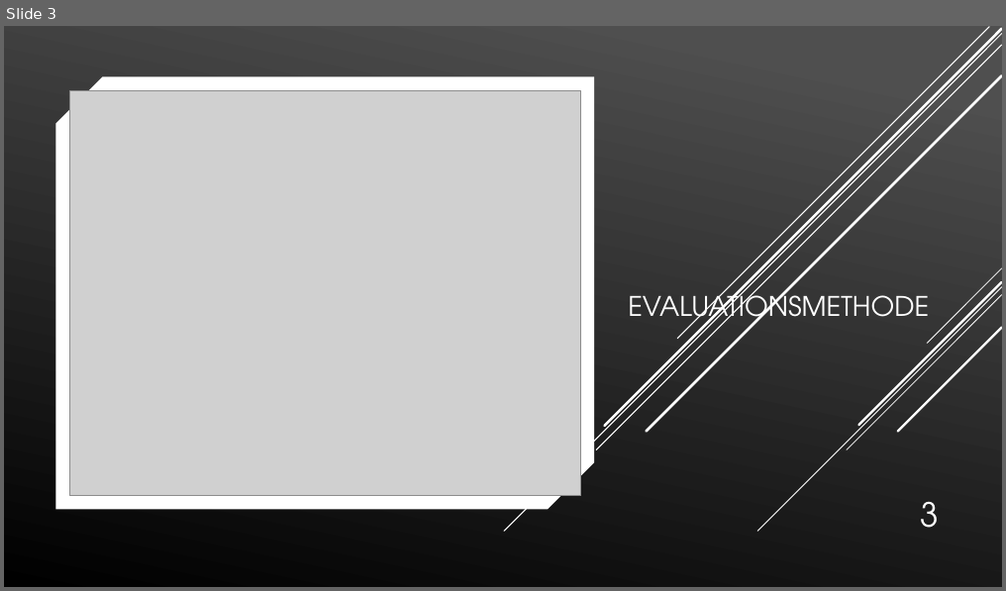
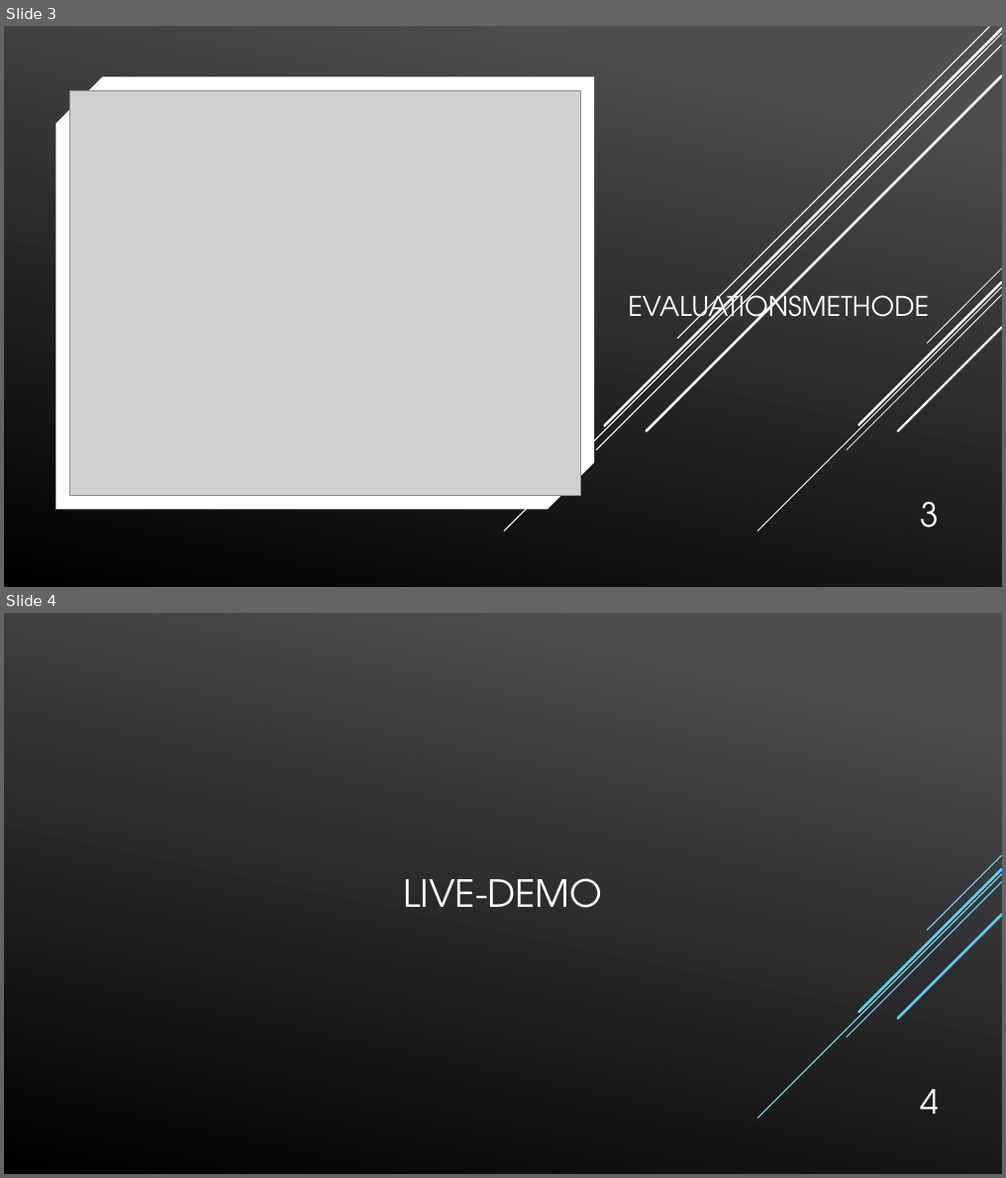
Before and after one commit to Tura92/Bachelorarbeit, a slide deck: Kolloquium Präsentation.pptx. Shown one above the other, each under a label of ours: slide 3 before the commit, slides 3 and 4 after it. The pictures are 1006x591 and 1006x1178 pixels, drawn with LibreOffice and Linux fonts; fonts in the diff are those of the drawing; grey boxes stand for pictures. Boxes give left, top, right and bottom in pixels: in the first picture for what was removed or moved away, otherwise in the second. Text is boxed around its words. In the diff, an @@ line names an element or a change of style, - is before the commit and + after.

```diff
--- a/Kolloquium Präsentation.pptx
+++ b/Kolloquium Präsentation.pptx
@@ slide 4 added at (x1=4, y1=613, x2=1002, y2=1174), background gradient #4F4F4F to #000000 @@
@@ title added at (x1=403, y1=878, x2=602, y2=908), 36 pt, text #FFFFFF @@
+LIVE-DEMO
@@ group added at (x1=757, y1=856, x2=1002, y2=1118): 5 lines @@
@@ group added at (x1=757, y1=856, x2=1002, y2=1118): 5 lines @@
@@ page number added at (x1=920, y1=1089, x2=939, y2=1114), 32 pt, text #FFFFFF @@
+4
```
Also in this commit, not shown: 1 slide changed.
